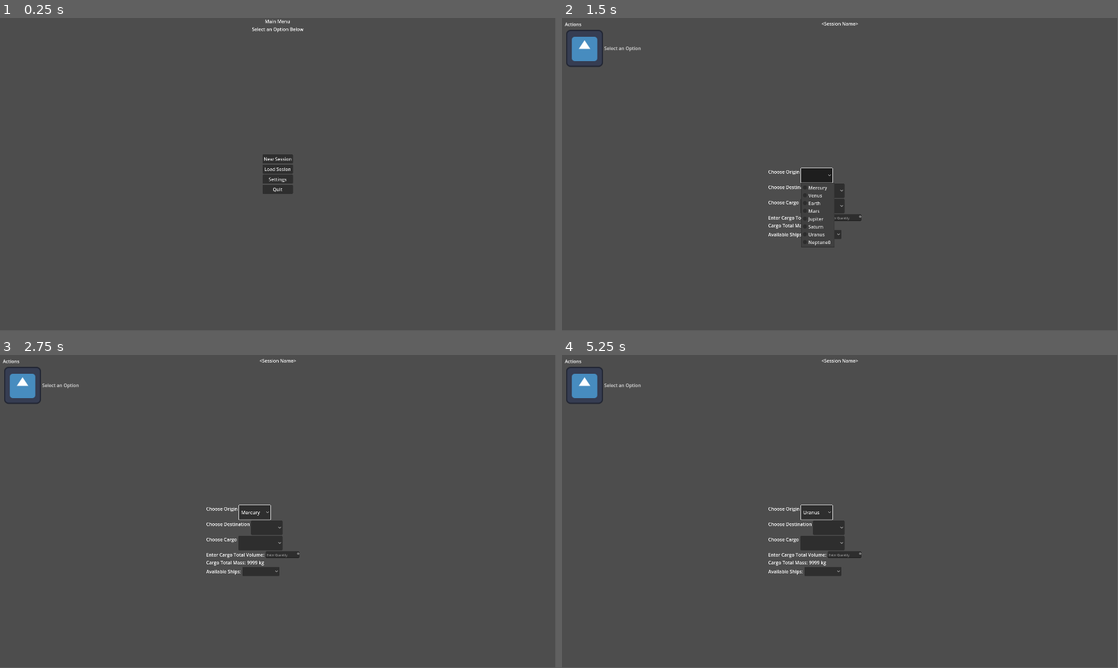
Above: before the commit, frames 1-4 (two rows, left to right).
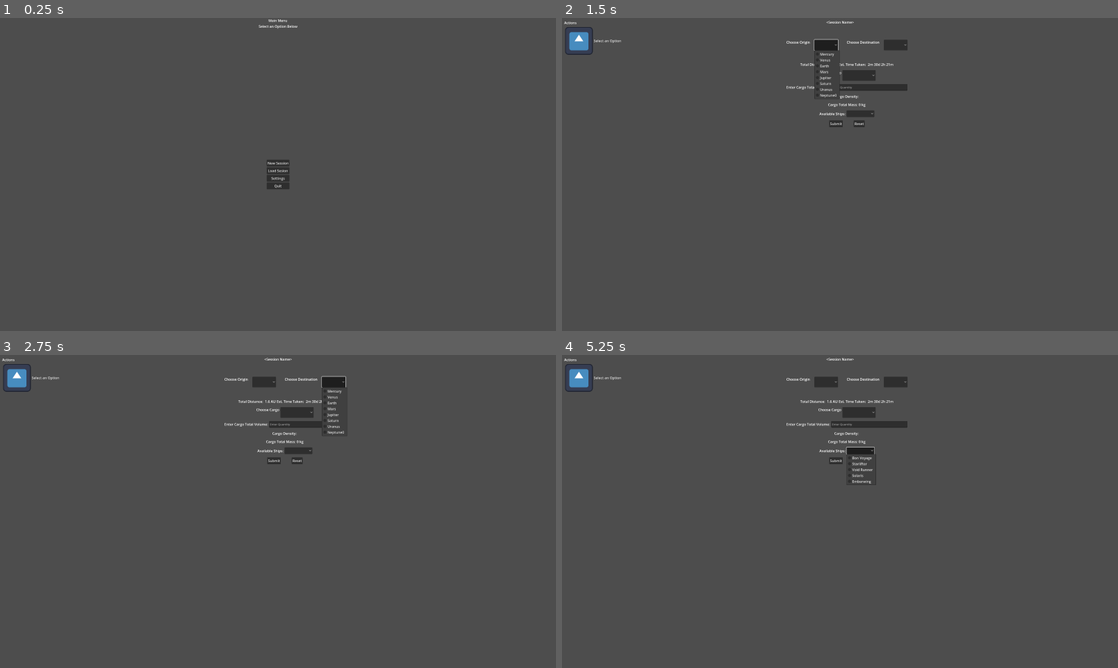
Above: after the commit, the same moments.

Repository: SErdmannWI/SpaceLogistics
Game: Godot game, scene res://main_menu.tscn
The game is run twice, just before and just after one commit, with the same random seed, the same clock (stepped at 60 frames per second) and the same inputs. The engine's default icon, where the game draws it, is replaced by a stand-in: a white triangle on a blue panel in a dark square.
Inputs (mouse positions are in pixels of both pictures, inside the frame that each line leads up to; where the layout moved, square brackets give the same spot in the first picture):
- Up to frame 1 (0.25 s): no input
- Up to frame 2 (1.5 s): click "New Session" at 0.5 s; click (823, 46) [817, 174] at 1.25 s
- Up to frame 3 (2.75 s): click (333, 383) [266, 527] at 2 s
- Up to frame 4 (5.25 s): click (823, 383) [817, 511] at 2.75 s; click (856, 411) [823, 542] at 3.5 s; click (823, 383) [817, 511] at 4.25 s; click (862, 452) [823, 570] at 5 s
In our replay, the window is 799x449 before the commit and 800x450 after it. These sizes can differ from the game's own. Grey fills any space a smaller window leaves; there, only what the larger window draws over its background counts as a difference.

The runs differ from the first frame. In frame 1, 0.5% of the frame differs, in the area x 45-55%, y 0-57%; in frame 2, 2.9%; in frame 3, 3.4%; in frame 4, 3.5%, in the area x 0-63%, y 0-71%.

Commit message:
Adding basic function to new order screen

Diff:
--- a/current_session.tscn
+++ b/current_session.tscn
@@ -43,6 +43,7 @@
 icon = ExtResource("2_hffa6")
 item_count = 5
 popup/item_0/text = "New Order"
+popup/item_0/id = 0
 popup/item_1/text = "View Dashboard"
 popup/item_1/id = 4
 popup/item_2/text = "View Order"
@@ -53,17 +54,14 @@
 popup/item_4/id = 3
 
 [node name="ConsoleMarginContainer" type="MarginContainer" parent="CanvasLayer"]
-anchors_preset = 8
+anchors_preset = 5
 anchor_left = 0.5
-anchor_top = 0.5
 anchor_right = 0.5
-anchor_bottom = 0.5
 offset_left = -247.0
-offset_top = -20.0
 offset_right = 247.0
-offset_bottom = 20.0
+offset_bottom = 40.0
 grow_horizontal = 2
-grow_vertical = 2
+theme_override_constants/margin_top = 100
 
 [node name="VBoxContainer" type="VBoxContainer" parent="CanvasLayer/ConsoleMarginContainer"]
 layout_mode = 2
--- a/globals/constants.gd
+++ b/globals/constants.gd
@@ -59,14 +59,14 @@
 const URANUS_NAME: String = "Uranus"
 const NEPTUNE_NAME: String = "Neptune0"
 
-const MERCURY_COORDS: Vector2 = Vector2.ZERO
-const VENUS_COORDS: Vector2 = Vector2.ZERO
+const MERCURY_COORDS: Vector2 = Vector2(10, 5)
+const VENUS_COORDS: Vector2 = Vector2(18, 7)
 const EARTH_COORDS: Vector2 = Vector2.ZERO
-const MARS_COORDS: Vector2 = Vector2.ZERO
-const JUPITER_COORDS: Vector2 = Vector2.ZERO
-const SATURN_COORDS: Vector2 = Vector2.ZERO
-const URANUS_COORDS: Vector2 = Vector2.ZERO
-const NEPTUNE_COORDS: Vector2 = Vector2.ZERO
+const MARS_COORDS: Vector2 = Vector2(30, 12)
+const JUPITER_COORDS: Vector2 = Vector2(100, 40)
+const SATURN_COORDS: Vector2 = Vector2(180, 70)
+const URANUS_COORDS: Vector2 = Vector2(360, 110)
+const NEPTUNE_COORDS: Vector2 = Vector2(450, 150)
 
 const MERCURY_UNLOAD_TIME: int = 100
 const VENUS_UNLOAD_TIME: int = 25
--- a/new_order_menu.gd
+++ b/new_order_menu.gd
@@ -1,25 +1,30 @@
 extends Node2D
 
 
-@onready var origin_option_button: OptionButton = $VBoxContainer/HBoxContainer/OriginOptionButton
-@onready var destination_option_button: OptionButton = $VBoxContainer/HBoxContainer2/DestinationOptionButton
-@onready var cargo_choice_option_button: OptionButton = $VBoxContainer/HBoxContainer3/CargoChoiceOptionButton
-@onready var available_ships_option_button: OptionButton = $VBoxContainer/HBoxContainer6/AvailableShipsOptionButton
+@onready var origin_option_button: OptionButton = %OriginOptionButton
+@onready var destination_option_button: OptionButton = %DestinationOptionButton
+@onready var cargo_choice_option_button: OptionButton = %CargoChoiceOptionButton
+@onready var available_ships_option_button: OptionButton = %AvailableShipsOptionButton
 
-@onready var cargo_volume_text_edit: TextEdit = $VBoxContainer/HBoxContainer4/CargoVolumeTextEdit
+@onready var cargo_volume_text_edit: TextEdit = %CargoVolumeTextEdit
 
-@onready var cargo_mass: Label = $VBoxContainer/HBoxContainer5/CargoMass
-@onready var origin_error_label: Label = $VBoxContainer/HBoxContainer/OriginErrorLabel
-@onready var destination_error_label: Label = $VBoxContainer/HBoxContainer2/DestinationErrorLabel
+@onready var cargo_mass: Label = %CargoMass
+@onready var destination_error_label: Label = %DestinationErrorLabel
+@onready var cargo_density_label: Label = %CargoDensityLabel
 
 
 var selected_origin: String = ""
 var selected_destination: String = ""
 
+var transparent_color: Color = Color(255.0, 0.0, 0.0, 0.0)
+var visible_color: Color = Color(255.0, 0.0, 0.0, 255)
+
 # Called when the node enters the scene tree for the first time.
 func _ready() -> void:
 	origin_option_button.item_selected.connect(_on_origin_selected)
 	destination_option_button.item_selected.connect(_on_destination_selected)
+	cargo_choice_option_button.item_selected.connect(_on_cargo_selected)
+	cargo_volume_text_edit.text_changed.connect(_on_quantity_entered)
 
 	_hide_warnings()
 	_add_origins()
@@ -42,43 +47,11 @@
 	destination_option_button.selected = -1
 
 
-func _on_origin_selected(index: int) -> void:
-	print("Origin selected")
-
-	_hide_warnings()
-
-	if selected_destination == origin_option_button.get_item_text(index):
-		print("Origin and destination cannot be the same.")
-		origin_error_label.show()
-		origin_option_button.selected = -1
-		return
-
-	selected_origin = origin_option_button.get_item_text(index)
-
-
-func _on_destination_selected(index: int) -> void:
-	print("destination selected")
-
-	_hide_warnings()
-
-	if selected_origin == destination_option_button.get_item_text(index):
-		print("Origin and destination cannot be the same.")
-		destination_error_label.show()
-		destination_option_button.selected = -1
-		return
-
-	selected_destination = destination_option_button.get_item_text(index)
-
-
 func _add_cargo_choices() -> void:
 	for cargo_type: String in CargoTypes.all_cargo_types:
 		cargo_choice_option_button.add_item(cargo_type)
 
 	cargo_choice_option_button.selected = -1
-
-
-func _calculate_mass() -> void:
-	pass
 
 
 func _add_available_ships() -> void:
@@ -88,6 +61,82 @@
 	available_ships_option_button.selected = -1
 
 
+func _on_origin_selected(index: int) -> void:
+	_hide_warnings()
+
+	# Check if origin and destination are the same
+	if selected_destination == origin_option_button.get_item_text(index):
+		_show_warning()
+		origin_option_button.selected = -1
+		return
+
+	selected_origin = origin_option_button.get_item_text(index)
+
+	if destination_option_button.selected != -1:
+		_calculate_trip_distance()
+
+
+func _on_destination_selected(index: int) -> void:
+	_hide_warnings()
+
+	# Check if origin and destination are the same
+	if selected_origin == destination_option_button.get_item_text(index):
+		_show_warning()
+		destination_option_button.selected = -1
+		return
+
+	selected_destination = destination_option_button.get_item_text(index)
+
+	if origin_option_button.selected != -1:
+		_calculate_trip_distance()
+
+
+func _on_cargo_selected(index: int) -> void:
+	var selected_cargo_name: String = cargo_choice_option_button.get_item_text(index)
+	var selected_cargo: CargoType = CargoTypes.all_cargo_types[selected_cargo_name]
+	var selected_cargo_density: float = selected_cargo.kg_per_cubic_meter
+
+	cargo_density_label.text = "Cargo Density: " + str(selected_cargo_density) + " kg/m3"
+
+	_calculate_mass()
+
+
+func _on_quantity_entered() -> void:
+	if cargo_volume_text_edit.text.is_valid_float():
+		_calculate_mass()
+
+
+func _calculate_trip_distance() -> void:
+	var origin: Location = Locations.all_locations[origin_option_button.get_item_text(origin_option_button.selected)]
+	var destination: Location = Locations.all_locations[destination_option_button.get_item_text(destination_option_button.selected)]
+
+	var distance = origin.location_coord.distance_to(destination.location_coord)
+	distance = round(distance)
+	var au_equivalent = distance / 30
+	print(str(distance))
+	print(str(au_equivalent))
+
+
+func _calculate_trip_time() -> void:
+	pass
+
+
+func _calculate_mass() -> void:
+	var index = cargo_choice_option_button.selected
+	if cargo_choice_option_button.selected > -1:
+		var selected_cargo_name: String = cargo_choice_option_button.get_item_text(index)
+		var selected_cargo: CargoType = CargoTypes.all_cargo_types[selected_cargo_name]
+
+		var selected_cargo_amount: float = float(cargo_volume_text_edit.text)
+		var selected_cargo_density: float = selected_cargo.kg_per_cubic_meter
+		var total_mass: float = selected_cargo_amount * selected_cargo_density
+
+		cargo_mass.text = str(total_mass) + " kg"
+
+
 func _hide_warnings() -> void:
-	origin_error_label.hide()
-	destination_error_label.hide()
+	destination_error_label.set("theme_override_colors/font_color", transparent_color)
+
+
+func _show_warning() -> void:
+	destination_error_label.set("theme_override_colors/font_color", visible_color)
--- a/new_order_menu.tscn
+++ b/new_order_menu.tscn
@@ -1,87 +1,136 @@
 [gd_scene load_steps=2 format=3 uid="uid://lqfqpit6bkpc"]
 
-[ext_resource type="Script" path="res://new_order_menu.gd" id="1_fudmb"]
+[ext_resource type="Script" uid="uid://ylhsv135igal" path="res://new_order_menu.gd" id="1_fudmb"]
 
 [node name="NewOrderMenu" type="Node2D"]
 script = ExtResource("1_fudmb")
 
 [node name="VBoxContainer" type="VBoxContainer" parent="."]
-offset_right = 322.0
-offset_bottom = 104.0
+offset_right = 431.0
+offset_bottom = 267.0
+theme_override_constants/separation = 15
 
-[node name="HBoxContainer" type="HBoxContainer" parent="VBoxContainer"]
+[node name="OriginHBoxContainer" type="HBoxContainer" parent="VBoxContainer"]
 layout_mode = 2
+theme_override_constants/separation = 20
+alignment = 1
 
-[node name="OriginLabel" type="Label" parent="VBoxContainer/HBoxContainer"]
+[node name="OriginLabel" type="Label" parent="VBoxContainer/OriginHBoxContainer"]
 layout_mode = 2
 text = "Choose Origin
 "
 
-[node name="OriginOptionButton" type="OptionButton" parent="VBoxContainer/HBoxContainer"]
+[node name="OriginOptionButton" type="OptionButton" parent="VBoxContainer/OriginHBoxContainer"]
+unique_name_in_owner = true
 layout_mode = 2
 
-[node name="OriginErrorLabel" type="Label" parent="VBoxContainer/HBoxContainer"]
+[node name="Spacer" type="Control" parent="VBoxContainer/OriginHBoxContainer"]
+layout_mode = 2
+
+[node name="DestinationLabel" type="Label" parent="VBoxContainer/OriginHBoxContainer"]
+layout_mode = 2
+text = "Choose Destination
+"
+
+[node name="DestinationOptionButton" type="OptionButton" parent="VBoxContainer/OriginHBoxContainer"]
+unique_name_in_owner = true
+layout_mode = 2
+
+[node name="DestinationErrorLabel" type="Label" parent="VBoxContainer"]
+unique_name_in_owner = true
 layout_mode = 2
 theme_override_colors/font_color = Color(1, 0, 0, 1)
 text = "Origin and Destination cannot be the same!"
 
-[node name="HBoxContainer2" type="HBoxContainer" parent="VBoxContainer"]
+[node name="TripInfoHBox" type="HBoxContainer" parent="VBoxContainer"]
 layout_mode = 2
+alignment = 1
 
-[node name="DestinationLabel" type="Label" parent="VBoxContainer/HBoxContainer2"]
+[node name="Label" type="Label" parent="VBoxContainer/TripInfoHBox"]
 layout_mode = 2
-text = "Choose Destination
-"
+text = "Total Distance: "
 
-[node name="DestinationOptionButton" type="OptionButton" parent="VBoxContainer/HBoxContainer2"]
+[node name="Label3" type="Label" parent="VBoxContainer/TripInfoHBox"]
 layout_mode = 2
+text = "1.6 AU"
 
-[node name="DestinationErrorLabel" type="Label" parent="VBoxContainer/HBoxContainer2"]
+[node name="Label2" type="Label" parent="VBoxContainer/TripInfoHBox"]
 layout_mode = 2
-theme_override_colors/font_color = Color(1, 0, 0, 1)
-text = "Origin and Destination cannot be the same!"
+text = "Est. Time Taken: "
 
-[node name="HBoxContainer3" type="HBoxContainer" parent="VBoxContainer"]
+[node name="Label4" type="Label" parent="VBoxContainer/TripInfoHBox"]
 layout_mode = 2
+text = "2m 30d 2h 21m"
 
-[node name="CargoChoiceLabel" type="Label" parent="VBoxContainer/HBoxContainer3"]
+[node name="CargoChoiceHBox" type="HBoxContainer" parent="VBoxContainer"]
+layout_mode = 2
+alignment = 1
+
+[node name="CargoChoiceLabel" type="Label" parent="VBoxContainer/CargoChoiceHBox"]
 layout_mode = 2
 text = "Choose Cargo
 "
 
-[node name="CargoChoiceOptionButton" type="OptionButton" parent="VBoxContainer/HBoxContainer3"]
+[node name="CargoChoiceOptionButton" type="OptionButton" parent="VBoxContainer/CargoChoiceHBox"]
+unique_name_in_owner = true
 layout_mode = 2
 
-[node name="HBoxContainer4" type="HBoxContainer" parent="VBoxContainer"]
+[node name="CargoVolumeHBox" type="HBoxContainer" parent="VBoxContainer"]
 layout_mode = 2
+alignment = 1
 
-[node name="CargoVolumeLabel" type="Label" parent="VBoxContainer/HBoxContainer4"]
+[node name="CargoVolumeLabel" type="Label" parent="VBoxContainer/CargoVolumeHBox"]
 layout_mode = 2
 text = "Enter Cargo Total Volume:"
 
-[node name="CargoVolumeTextEdit" type="TextEdit" parent="VBoxContainer/HBoxContainer4"]
+[node name="CargoVolumeTextEdit" type="TextEdit" parent="VBoxContainer/CargoVolumeHBox"]
+unique_name_in_owner = true
 layout_mode = 2
 size_flags_horizontal = 3
-theme_override_font_sizes/font_size = 10
+theme_override_font_sizes/font_size = 13
 placeholder_text = "Enter Quantity"
+scroll_fit_content_height = true
 
-[node name="HBoxContainer5" type="HBoxContainer" parent="VBoxContainer"]
+[node name="CargoDensityLabel" type="Label" parent="VBoxContainer"]
+unique_name_in_owner = true
 layout_mode = 2
+text = "Cargo Density: "
+horizontal_alignment = 1
 
-[node name="CargoMassLabel" type="Label" parent="VBoxContainer/HBoxContainer5"]
+[node name="CargoTotalMassHBox" type="HBoxContainer" parent="VBoxContainer"]
+layout_mode = 2
+alignment = 1
+
+[node name="CargoMassLabel" type="Label" parent="VBoxContainer/CargoTotalMassHBox"]
 layout_mode = 2
 text = "Cargo Total Mass:"
 
-[node name="CargoMass" type="Label" parent="VBoxContainer/HBoxContainer5"]
+[node name="CargoMass" type="Label" parent="VBoxContainer/CargoTotalMassHBox"]
+unique_name_in_owner = true
 layout_mode = 2
-text = "9999 kg"
+text = "0 kg"
 
-[node name="HBoxContainer6" type="HBoxContainer" parent="VBoxContainer"]
+[node name="AvailableShipsHBox" type="HBoxContainer" parent="VBoxContainer"]
 layout_mode = 2
+alignment = 1
 
-[node name="AvailableShipsLabel" type="Label" parent="VBoxContainer/HBoxContainer6"]
+[node name="AvailableShipsLabel" type="Label" parent="VBoxContainer/AvailableShipsHBox"]
 layout_mode = 2
 text = "Available Ships:"
 
-[node name="AvailableShipsOptionButton" type="OptionButton" parent="VBoxContainer/HBoxContainer6"]
+[node name="AvailableShipsOptionButton" type="OptionButton" parent="VBoxContainer/AvailableShipsHBox"]
+unique_name_in_owner = true
 layout_mode = 2
+
+[node name="SubmitResetHBox" type="HBoxContainer" parent="VBoxContainer"]
+layout_mode = 2
+theme_override_constants/separation = 50
+alignment = 1
+
+[node name="SubmitButton" type="Button" parent="VBoxContainer/SubmitResetHBox"]
+layout_mode = 2
+text = "Submit"
+
+[node name="ResetButton" type="Button" parent="VBoxContainer/SubmitResetHBox"]
+layout_mode = 2
+text = "Reset"
--- a/project.godot
+++ b/project.godot
@@ -12,7 +12,7 @@
 
 config/name="SpaceLogistics"
 run/main_scene="res://main_menu.tscn"
-config/features=PackedStringArray("4.3", "Forward Plus")
+config/features=PackedStringArray("4.4", "Forward Plus")
 config/icon="res://icon.svg"
 
 [autoload]
@@ -24,5 +24,5 @@
 
 [display]
 
-window/size/viewport_width=1920
-window/size/viewport_height=1080
+window/size/viewport_width=2560
+window/size/viewport_height=1440
Not shown, added: cargo/cargo_type.gd.uid
Not shown, added: cargo/cargo_type_database.gd.uid
Not shown, added: cargo/oxygen.gd.uid
Not shown, added: current_session.gd.uid
Not shown: 1 places in current_session.tscn that only renumber resources
Not shown, added: globals/constants.gd.uid
Not shown, added: locations/all_locations.gd.uid
Not shown, added: locations/location.gd.uid
Not shown, added: main_menu.gd.uid
Not shown: 1 places in main_menu.tscn that only renumber resources
Not shown, added: new_order_menu.gd.uid
Not shown, added: order.gd.uid
(and 4 more such lines)
